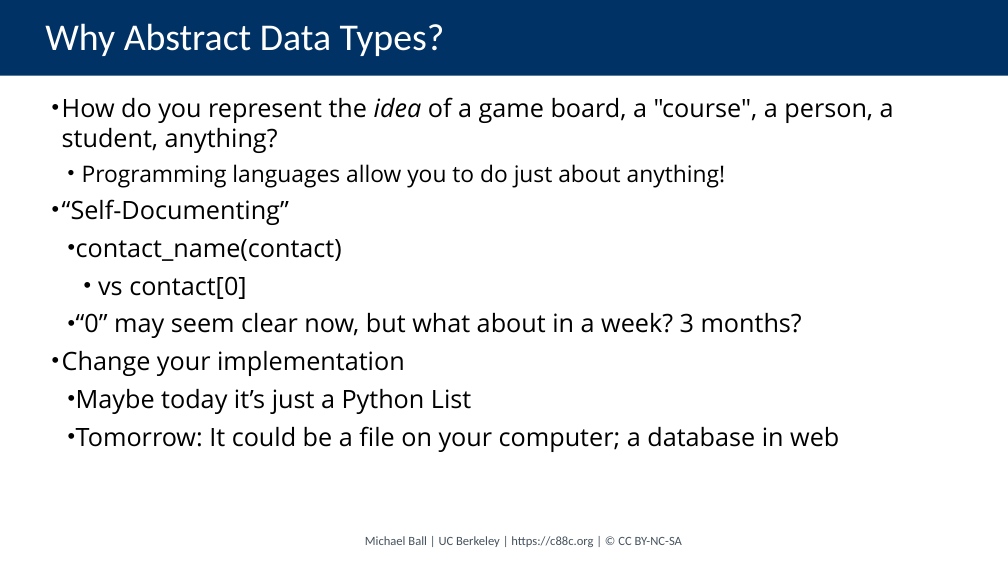
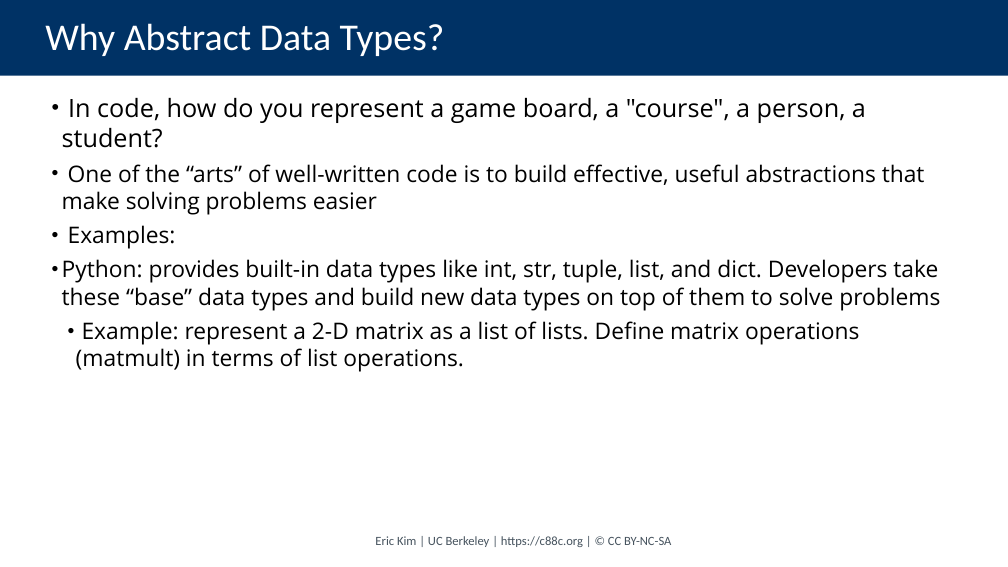
Before and after one commit to cs88-website/su24, a slide deck: slide 19 of assets/slides/su24/10-ADTs.pptx (slide 12 before the commit). Drawn at 1008x567 pixels with LibreOffice and Linux fonts; fonts in the diff are those of the drawing. Boxes give left, top, right and bottom in pixels: in the first picture for what was removed or moved away, otherwise in the second. Text is boxed around its words. In the diff, an @@ line names an element or a change of style, - is before the commit and + after.

```diff
--- a/assets/slides/su24/10-ADTs.pptx
+++ b/assets/slides/su24/10-ADTs.pptx
@@ text at (62, 98, 940, 372): text changed; size 24 to 21.8 pt @@
-• How do you represent the idea of a game board, a "course", a person, a student, anything?
-  • Programming languages allow you to do just about anything!
-• “Self-Documenting”
-  • contact_name(contact)
-    • vs contact[0]
-  • “0” may seem clear now, but what about in a week? 3 months?
-• Change your implementation
-  • Maybe today it’s just a Python List
-  • Tomorrow: It could be a file on your computer; a database in web
+• In code, how do you represent a game board, a "course", a person, a student?
+• One of the “arts” of well-written code is to build effective, useful abstractions that make solving problems easier
+• Examples:
+• Python: provides built-in data types like int, str, tuple, list, and dict. Developers take these “base” data types and build new data types on top of them to solve problems
+  • Example: represent a 2-D matrix as a list of lists. Define matrix operations (matmult) in terms of list operations.
@@ text at (375, 536, 671, 547): text changed @@
-Michael Ball | UC Berkeley | https://c88c.org | © CC BY-NC-SA
+Eric Kim | UC Berkeley | https://c88c.org | © CC BY-NC-SA
```
Also in this commit, not shown: 14 other slides changed, 24 slides added, 6 slides removed, 2 other files.
